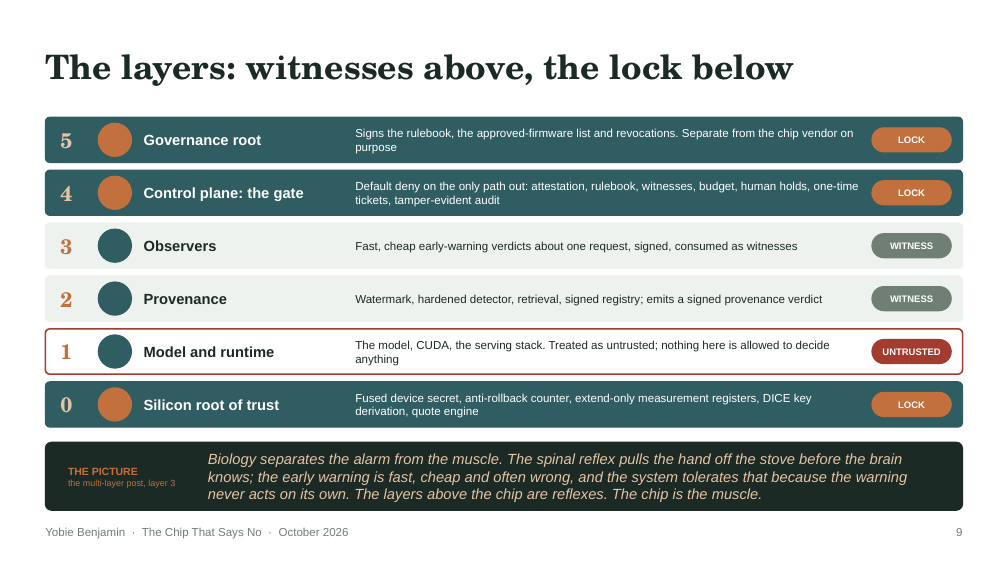
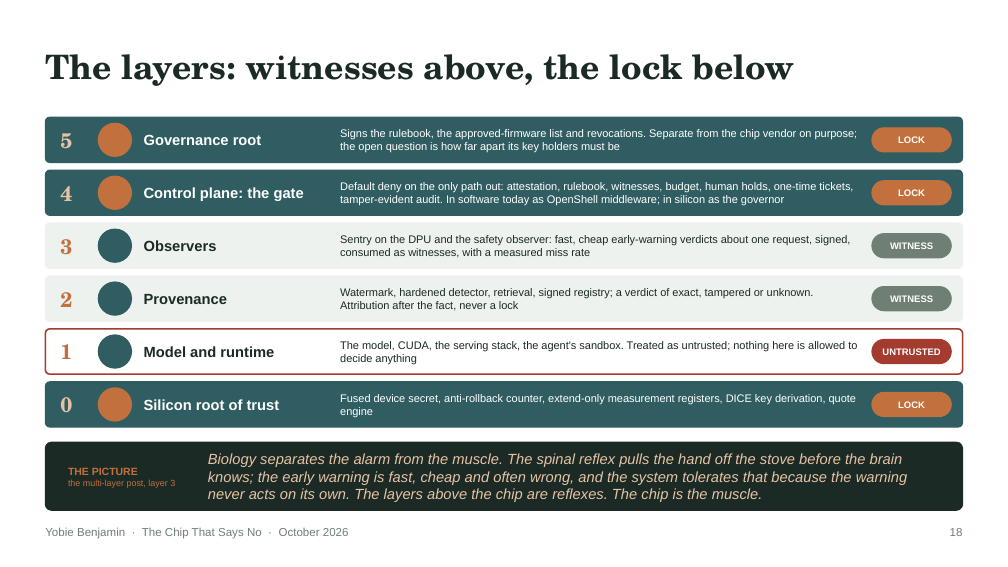
Before and after one commit to YobieBenjamin/safety-governor, a slide deck: slide 18 of docs/brief/chip-that-says-no-brief.pptx (slide 9 before the commit). Drawn at 1008x567 pixels with LibreOffice and Linux fonts; fonts in the diff are those of the drawing; background and template pictures are left out. Boxes give left, top, right and bottom in pixels: in the first picture for what was removed or moved away, otherwise in the second. Text is boxed around its words. In the diff, an @@ line names an element or a change of style, - is before the commit and + after.

```diff
--- a/docs/brief/chip-that-says-no-brief.pptx
+++ b/docs/brief/chip-that-says-no-brief.pptx
@@ text at box(340, 129, 858, 153): text changed; size 11 to 10.5 pt @@
-Signs the rulebook, the approved-firmware list and revocations. Separate from the chip vendor on purpose
+Signs the rulebook, the approved-firmware list and revocations. Separate from the chip vendor on purpose; the open question is how far apart its key holders must be
@@ text at box(340, 182, 853, 206): text changed; size 11 to 10.5 pt @@
-Default deny on the only path out: attestation, rulebook, witnesses, budget, human holds, one-time tickets, tamper-evident audit
+Default deny on the only path out: attestation, rulebook, witnesses, budget, human holds, one-time tickets, tamper-evident audit. In software today as OpenShell middleware; in silicon as the governor
@@ text at box(340, 235, 850, 258): text changed; size 11 to 10.5 pt @@
-Fast, cheap early-warning verdicts about one request, signed, consumed as witnesses
+Sentry on the DPU and the safety observer: fast, cheap early-warning verdicts about one request, signed, consumed as witnesses, with a measured miss rate
@@ text at box(340, 288, 814, 311): text changed; size 11 to 10.5 pt @@
-Watermark, hardened detector, retrieval, signed registry; emits a signed provenance verdict
+Watermark, hardened detector, retrieval, signed registry; a verdict of exact, tampered or unknown. Attribution after the fact, never a lock
@@ text at box(340, 341, 857, 365): text changed; size 11 to 10.5 pt @@
-The model, CUDA, the serving stack. Treated as untrusted; nothing here is allowed to decide anything
+The model, CUDA, the serving stack, the agent's sandbox. Treated as untrusted; nothing here is allowed to decide anything
@@ text "Fused device secret, anti-rollback counter, ...": place and size @@
-text "Fused device secret, anti-rollback counter, ..." at box(355, 393, 812, 418)
+text "Fused device secret, anti-rollback counter, ..." at box(340, 394, 856, 417)
@@ text "Fused device secret, anti-rollback counter, ..." at box(340, 394, 856, 417): size 11 to 10.5 pt @@
@@ text at box(950, 528, 963, 536): text changed @@
-9
+18
```
Also in this commit, not shown: 17 other slides changed, 14 slides added, 12 other files.
